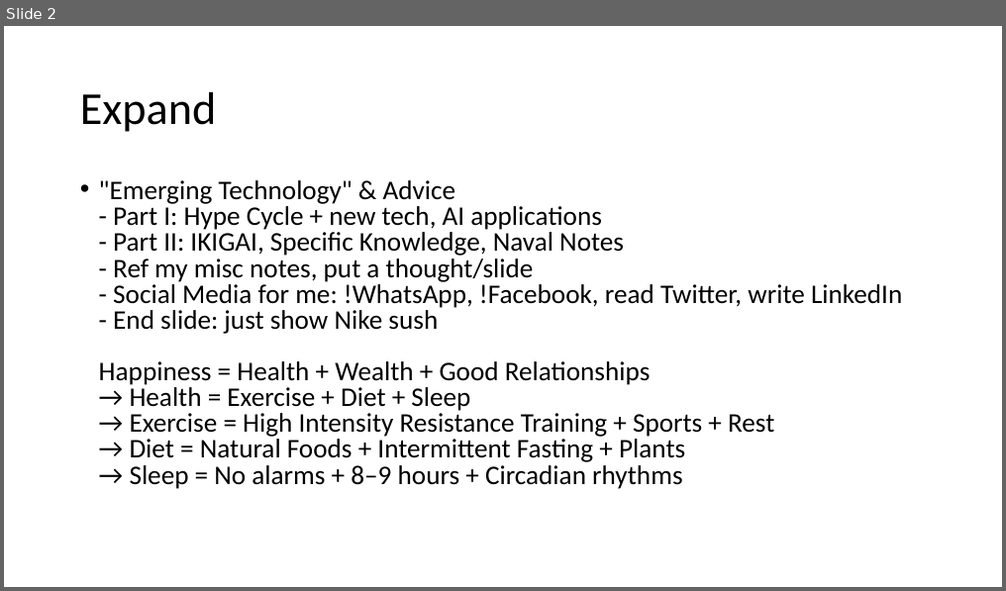
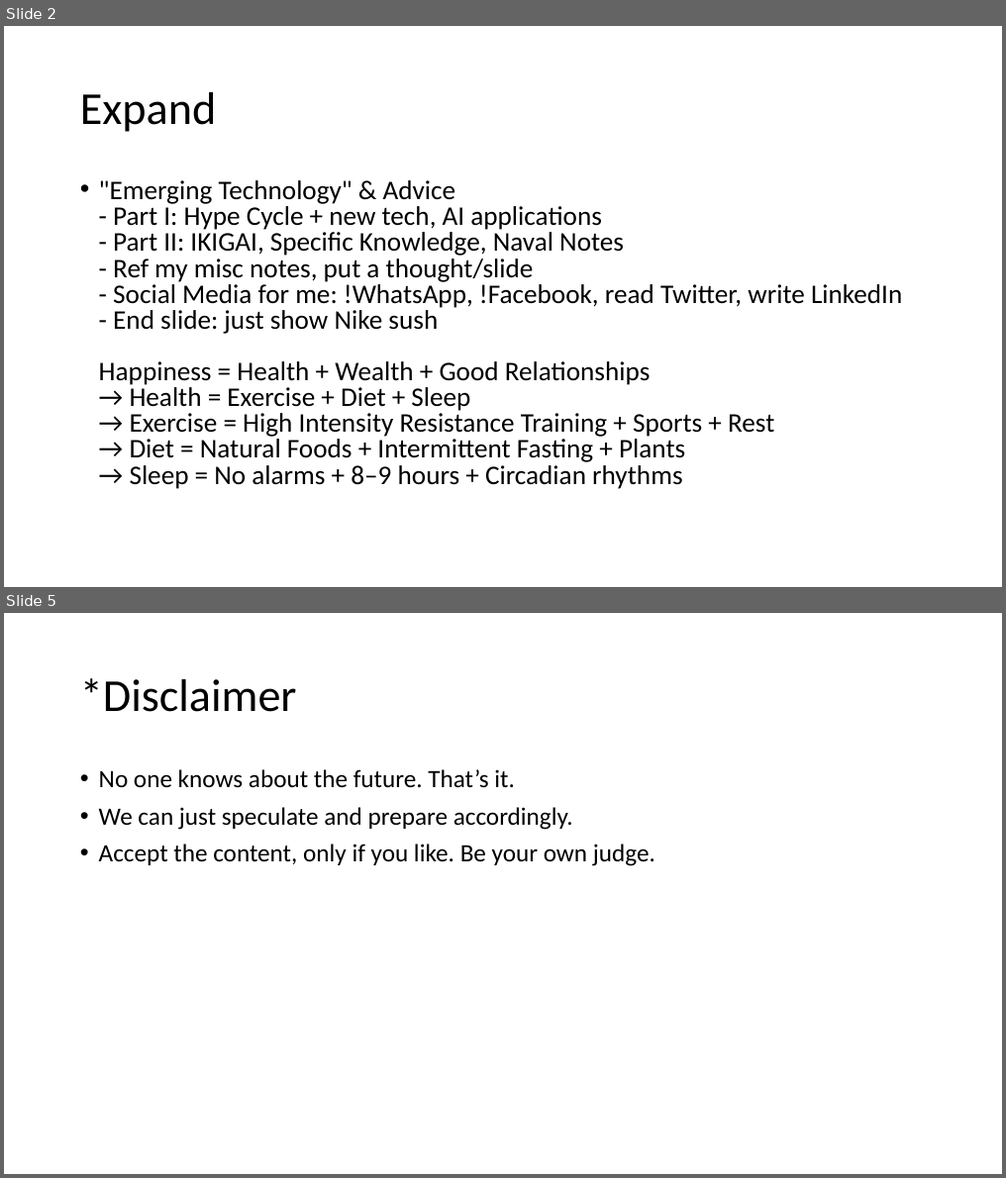
Before and after one commit to yogeshhk/Publications, a slide deck: Talk_EmergingTechnologies_MES_March13.pptx. Shown one above the other, each under a label of ours: slide 2 before the commit, slides 2 and 5 after it; the slides between them are not shown. The pictures are 1006x591 and 1006x1178 pixels, drawn with LibreOffice and Linux fonts; fonts in the diff are those of the drawing. Boxes give left, top, right and bottom in pixels: in the first picture for what was removed or moved away, otherwise in the second. Text is boxed around its words. In the diff, an @@ line names an element or a change of style, - is before the commit and + after.

```diff
--- a/Talk_EmergingTechnologies_MES_March13.pptx
+++ b/Talk_EmergingTechnologies_MES_March13.pptx
@@ slide 5 added at box(4, 613, 1002, 1174), background #FFFFFF @@
@@ title added at box(80, 678, 297, 712), 44 pt, text #000000 @@
+*Disclaimer
@@ text added at box(99, 769, 655, 866), 24 pt, text #000000 @@
+• No one knows about the future. That’s it.
+• We can just speculate and prepare accordingly.
+• Accept the content, only if you like. Be your own judge.
```
Also in this commit, not shown: 1 slide changed, 4 other slides added, 4 other files.
